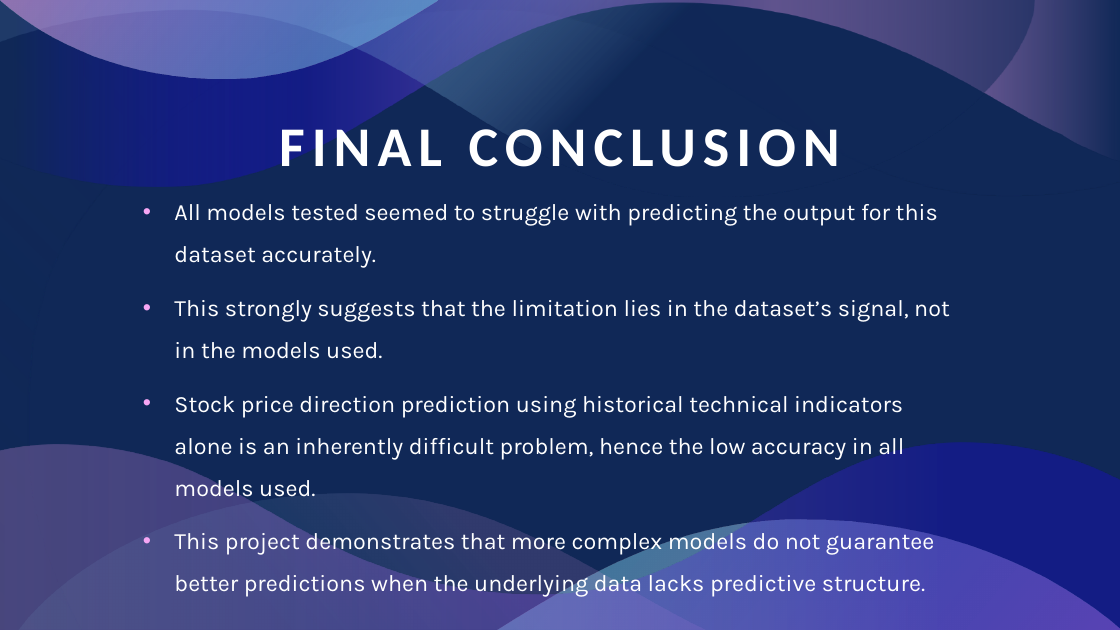
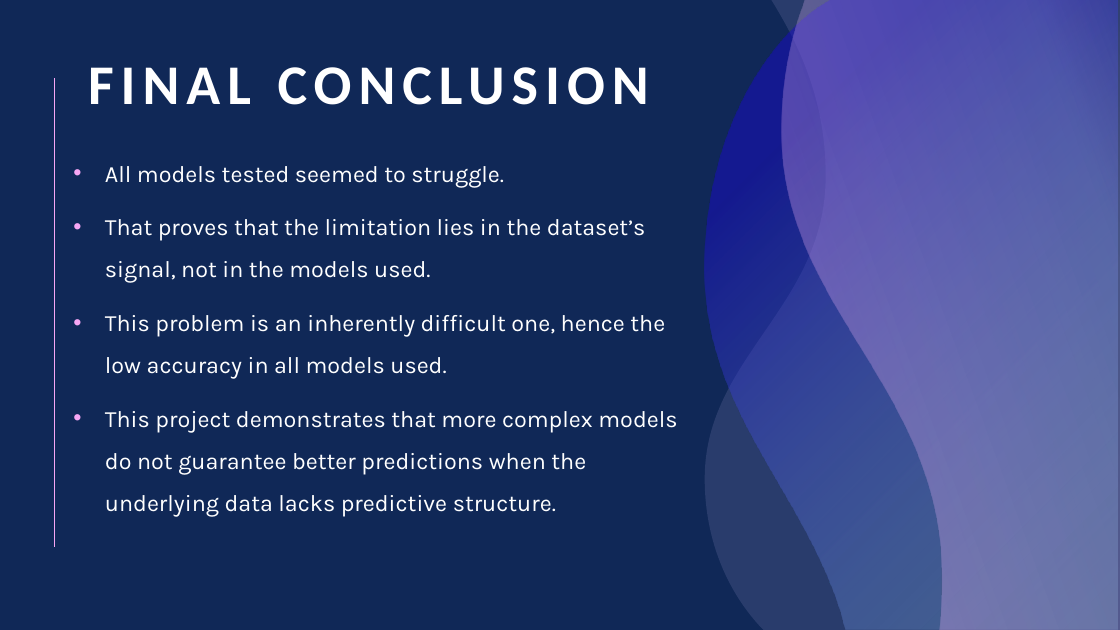
Before and after one commit to liuYousefKahwaji/CSCI441Project, a slide deck: slide 18 of CSCI441 Project Presentation.pptx. Drawn at 1120x630 pixels with LibreOffice and Linux fonts; fonts in the diff are those of the drawing. Boxes give left, top, right and bottom in pixels: in the first picture for what was removed or moved away, otherwise in the second. Text is boxed around its words. In the diff, an @@ line names an element or a change of style, - is before the commit and + after.

```diff
--- a/CSCI441 Project Presentation.pptx
+++ b/CSCI441 Project Presentation.pptx
@@ text "FINAL CONCLUSION" rewrapped from [279,119,840,167] to [88,67,649,105] @@
@@ freeform shape removed at [0,0,1035,197] @@
@@ freeform shape removed at [0,0,1120,630] @@
@@ freeform shape removed at [0,0,1120,187] @@
@@ freeform shape removed at [0,0,1035,197] @@
@@ freeform shape removed at [0,1,437,78] @@
@@ freeform shape added at [705,0,1120,630], fill #C3B9F2 at 14% opacity @@
@@ freeform shape added at [705,0,1118,630], fill gradient #92CDF0 to #180DC2 @@
@@ freeform shape added at [781,0,1120,630], fill gradient #F6A6F4 to #C3B9F2 @@
@@ line added from (55, 78) to (55, 548), #F6A6F4 0.5 pt @@
@@ text "All models tested seemed to ...": place and size @@
-text "All models tested seemed to ..." at [174,204,950,597]
+text "All models tested seemed to ..." at [105,166,677,516]
@@ text at [105,166,665,378]: text changed @@
-• All models tested seemed to struggle with predicting the output for this dataset accurately.
-• This strongly suggests that the limitation lies in the dataset’s signal, not in the models used.
-• Stock price direction prediction using historical technical indicators alone is an inherently difficult problem, hence the low accuracy in all models used.
+• All models tested seemed to struggle.
+• That proves that the limitation lies in the dataset’s signal, not in the models used.
+• This problem is an inherently difficult one, hence the low accuracy in all models used.
@@ freeform shape removed at [0,443,1120,630] @@
@@ freeform shape removed at [18,494,705,630] @@
@@ freeform shape removed at [496,519,1120,630] @@
```
Also in this commit, not shown: 4 other slides changed.
